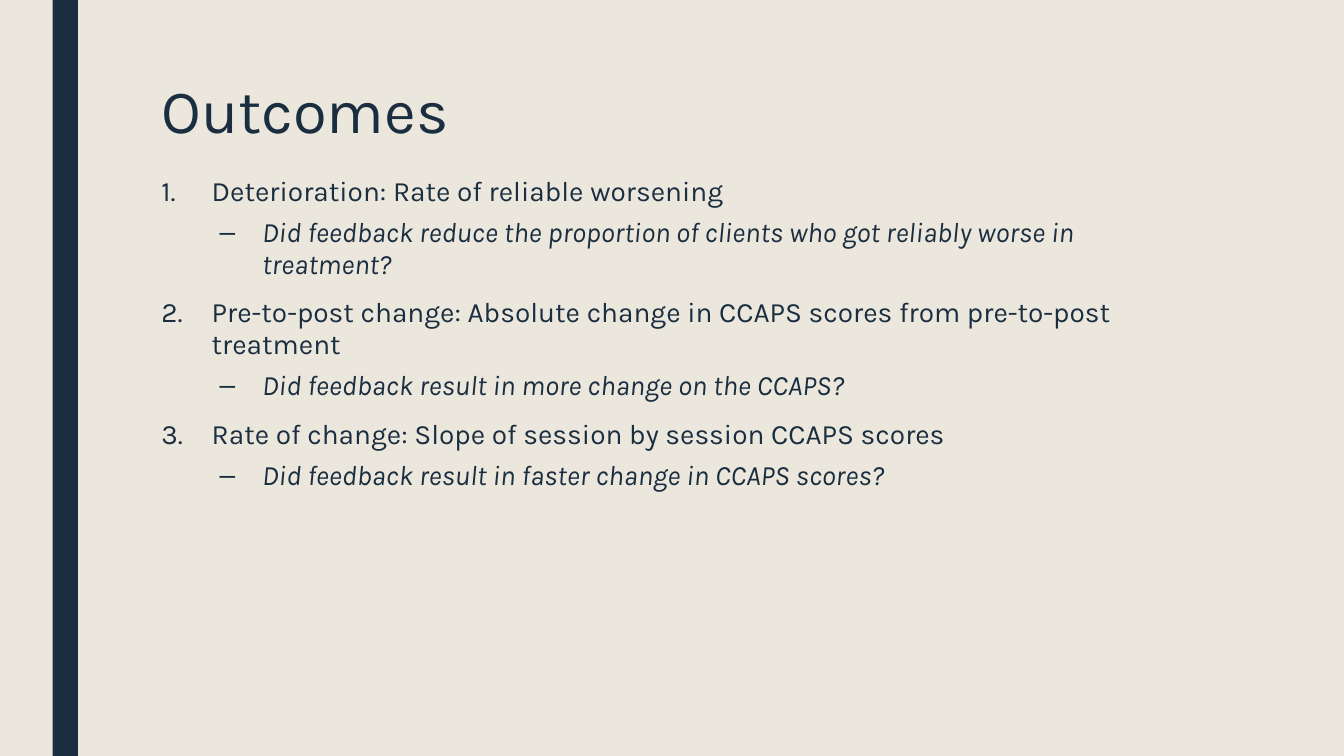
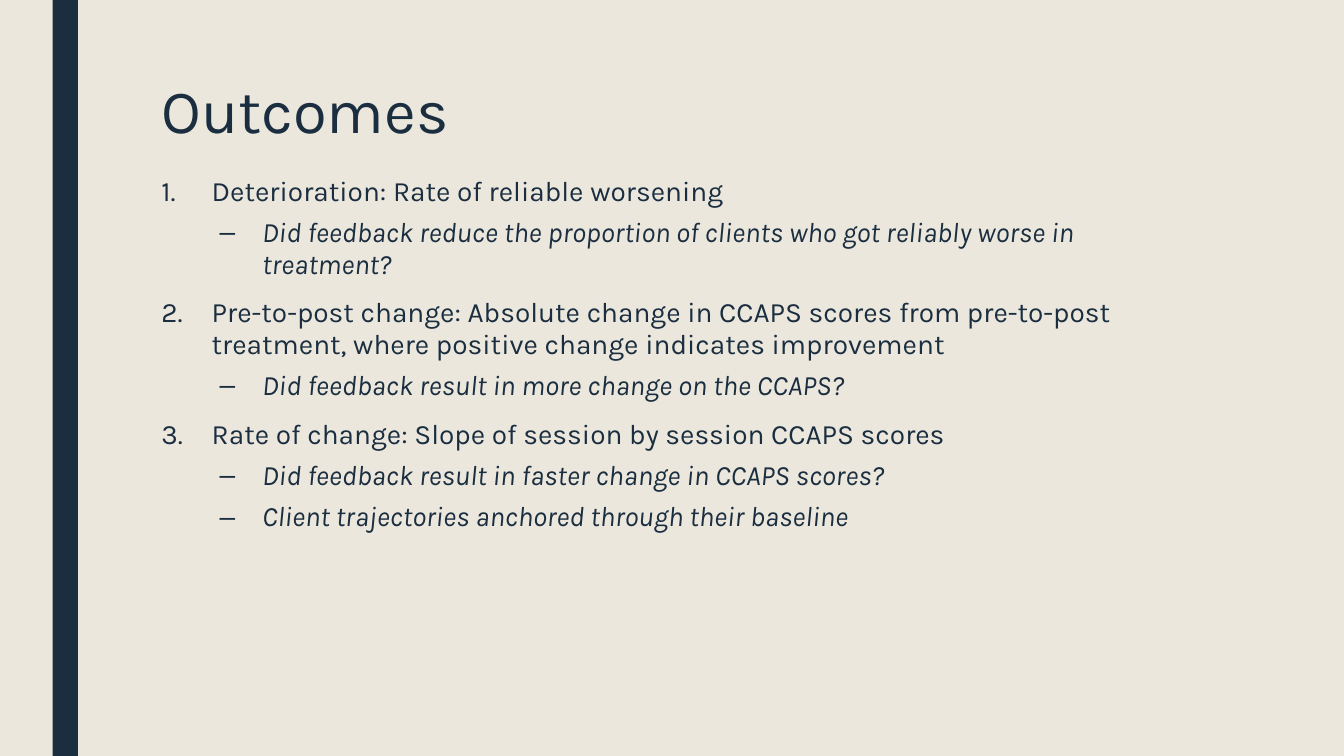
Before and after one commit to rbjanis/Dissertation, a slide deck: slide 12 of presentations/proposal/dissertation-proposal.pptx. Drawn at 1344x756 pixels with LibreOffice and Linux fonts; fonts in the diff are those of the drawing. Boxes give left, top, right and bottom in pixels: in the first picture for what was removed or moved away, otherwise in the second. Text is boxed around its words. In the diff, an @@ line names an element or a change of style, - is before the commit and + after.

```diff
--- a/presentations/proposal/dissertation-proposal.pptx
+++ b/presentations/proposal/dissertation-proposal.pptx
@@ text at box(212, 302, 1110, 361): text changed @@
-2. Pre-to-post change: Absolute change in CCAPS scores from pre-to-post treatment
+2. Pre-to-post change: Absolute change in CCAPS scores from pre-to-post treatment, where positive change indicates improvement
@@ text at box(262, 506, 848, 533): paragraph added @@
+  – Client trajectories anchored through their baseline
```
Also in this commit, not shown: 9 other slides changed, 12 slides added.
